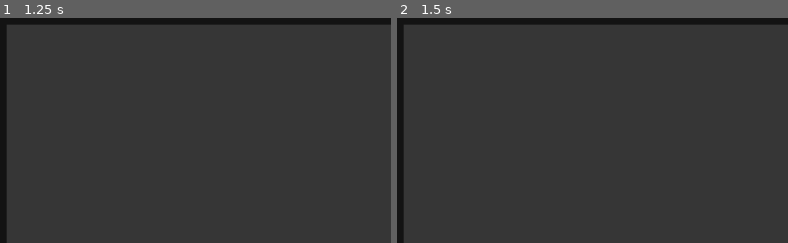
Above: before the commit, frames 1-2 (left to right).
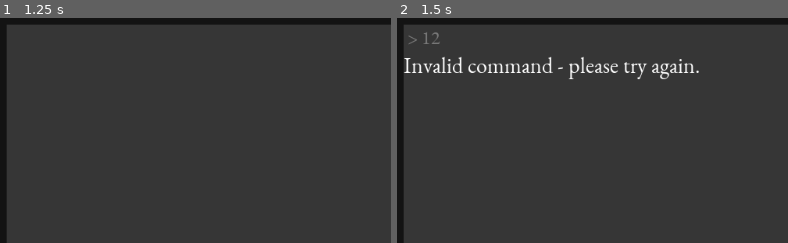
Above: after the commit, the same moments.

Repository: philipuriarte/Godot-Retro-Text-Adventure-Tutorial
Game: Godot game, scene res://scenes/game.tscn
The game is run twice, just before and just after one commit, with the same random seed, the same clock (stepped at 60 frames per second) and the same inputs.
Inputs (mouse positions are % of the whole screen's width and height, from its top left):
- Up to frame 1 (1.25 s): click (52, 93) at 0.52 s; type "12" at 0.6 s
- Up to frame 2 (1.5 s): tap Enter at 1.25 s
The pictures show only the part of the screen within x 0-50%, y 0-50%; the shares and areas given below are measured in that part.

Frame 1 is identical in both runs. In frame 2, 1.9% of the frame differs, in the area x 1-78%, y 6-28%.
Error before the commit: Parse Error: A non-void function must return a value in all possible paths. (res://logic/command_processor.gd:3)

Commit message:
Add default case

Diff:
--- a/logic/command_processor.gd
+++ b/logic/command_processor.gd
@@ -11,6 +11,8 @@
 	match first_word:
 		"go":
 			return go(second_word)
+		_:
+			return "Invalid command - please try again."
 
 
 func go(second_word: String) -> String:
